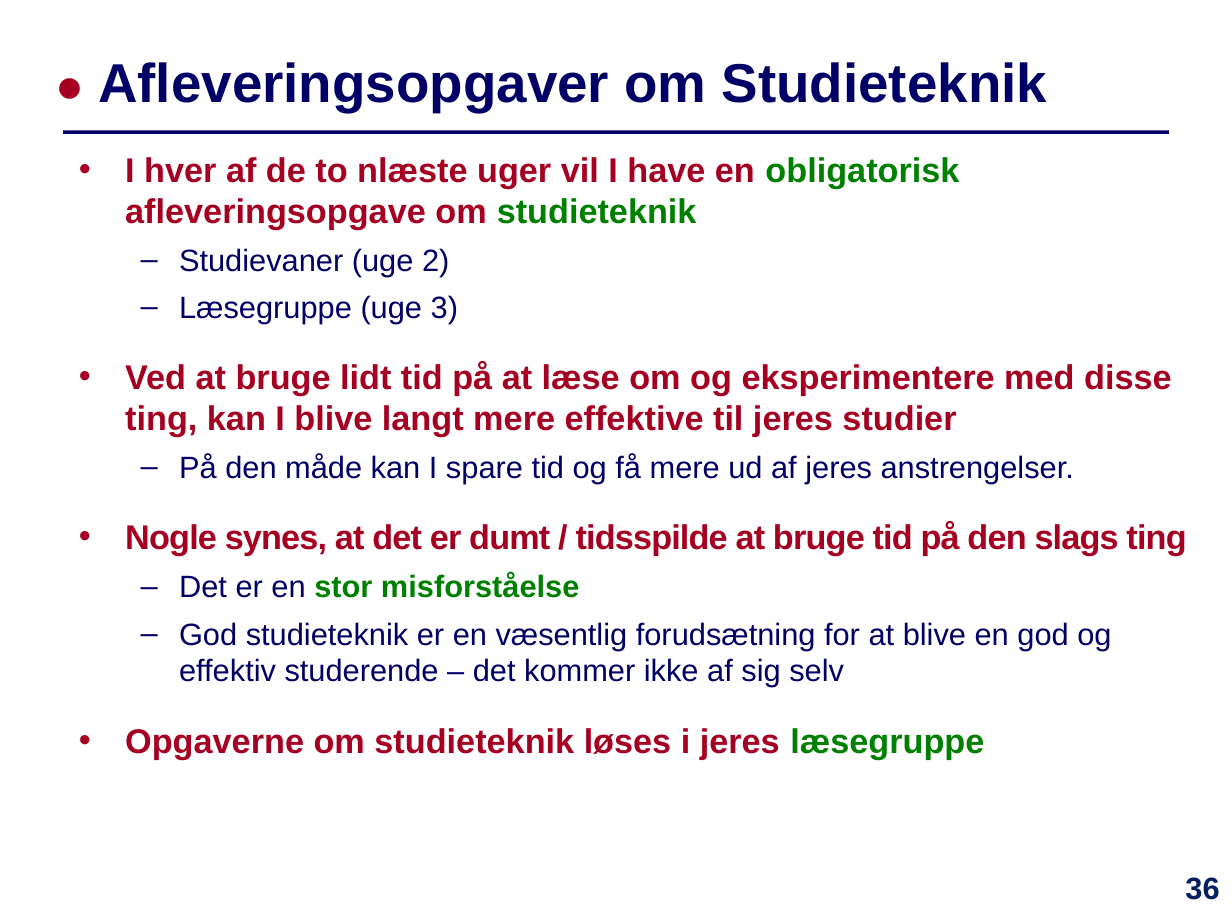
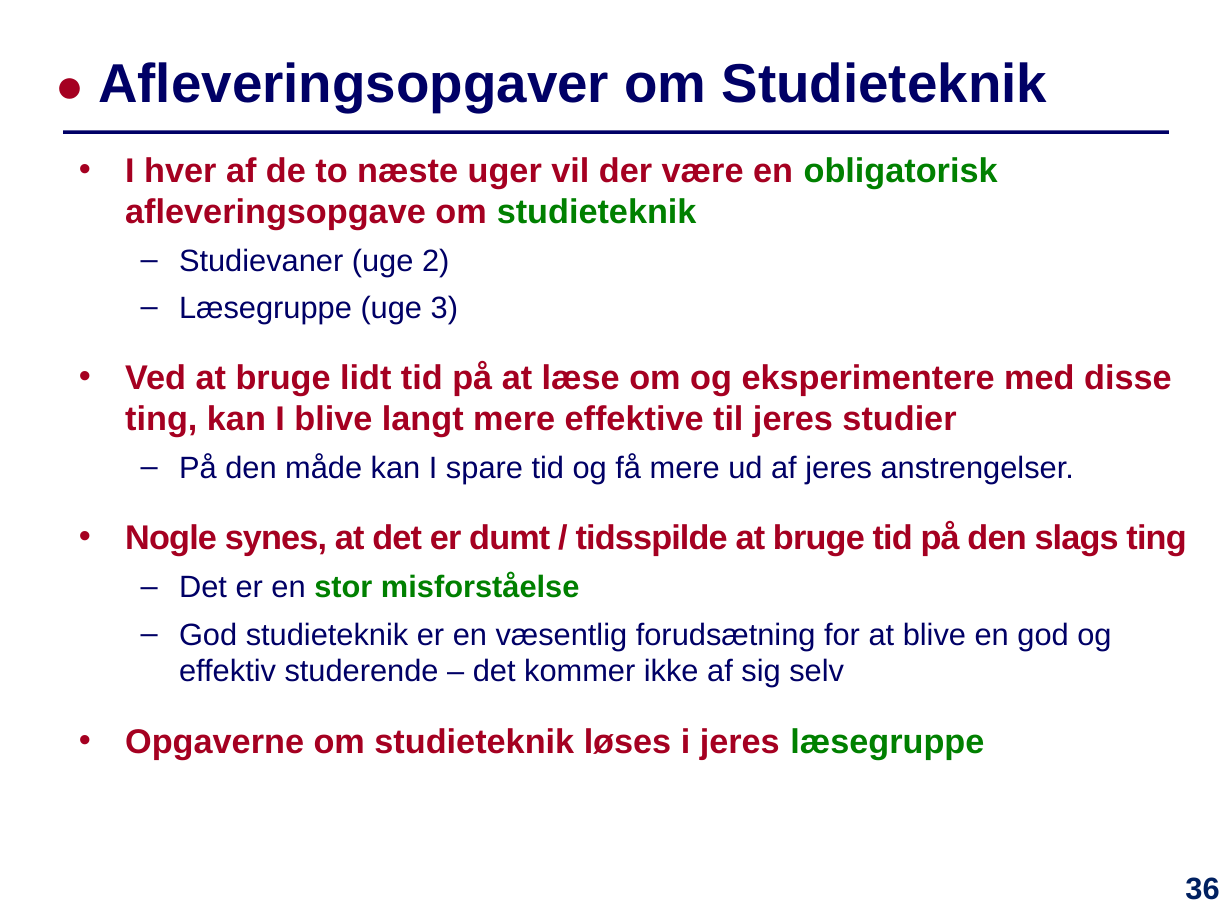
Before and after one commit to IntProgAU/Materiale, a slide deck: slide 36 of web/e22/uge_2a/Slides-Uge2-Mandag.pptx. Drawn at 1232x924 pixels with LibreOffice and Linux fonts; fonts in the diff are those of the drawing. Boxes give left, top, right and bottom in pixels: in the first picture for what was removed or moved away, otherwise in the second. Text is boxed around its words. In the diff, an @@ line names an element or a change of style, - is before the commit and + after.

```diff
--- a/web/e22/uge_2a/Slides-Uge2-Mandag.pptx
+++ b/web/e22/uge_2a/Slides-Uge2-Mandag.pptx
@@ text at (x1=125, y1=157, x2=998, y2=229): text changed @@
-• I hver af de to nlæste uger vil I have en obligatorisk afleveringsopgave om studieteknik
+• I hver af de to næste uger vil der være en obligatorisk afleveringsopgave om studieteknik
```
Also in this commit, not shown: 2 other slides changed, 2 other files.
